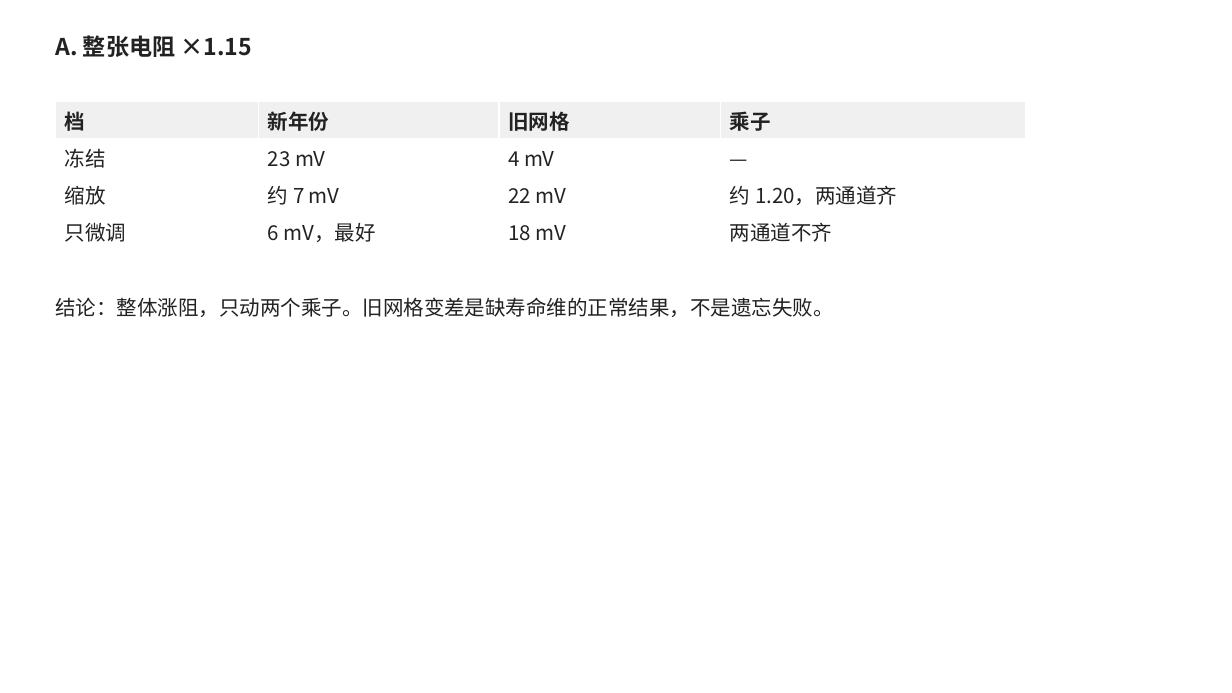
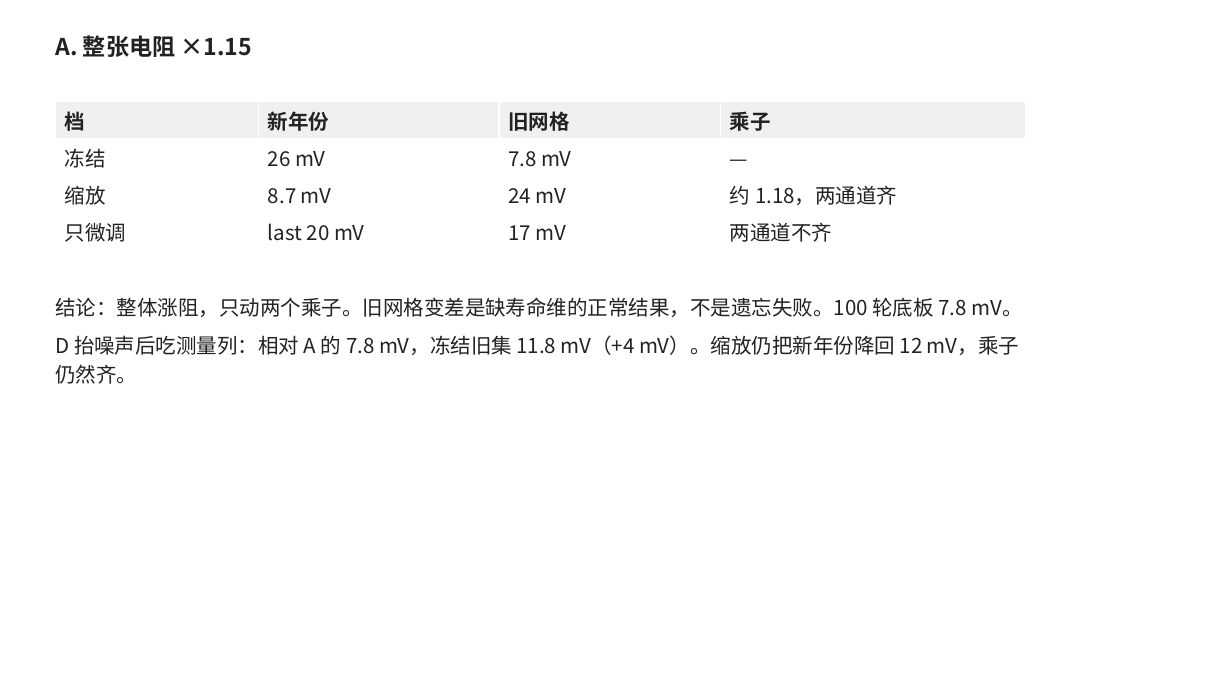
Before and after one commit to ACX-90/BATT, a slide deck: slide 10 of Doc/04-c-第0期实验汇报.pptx. Drawn at 1232x693 pixels with LibreOffice and Linux fonts; fonts in the diff are those of the drawing. Boxes give left, top, right and bottom in pixels: in the first picture for what was removed or moved away, otherwise in the second. Text is boxed around its words. In the diff, an @@ line names an element or a change of style, - is before the commit and + after.

```diff
--- a/Doc/04-c-第0期实验汇报.pptx
+++ b/Doc/04-c-第0期实验汇报.pptx
@@ table at <box>55,102,1026,250</box> @@
-row 2, column 2: 23 mV
+row 2, column 2: 26 mV
-row 2, column 3: 4 mV
+row 2, column 3: 7.8 mV
-row 3: 缩放 | 约 7 mV | 22 mV | 约 1.20，两通道齐
+row 3: 缩放 | 8.7 mV | 24 mV | 约 1.18，两通道齐
-row 4, column 2: 6 mV，最好
+row 4, column 2: last 20 mV
-row 4, column 3: 18 mV
+row 4, column 3: 17 mV
@@ text at <box>55,297,1022,384</box>: text changed @@
-结论：整体涨阻，只动两个乘子。旧网格变差是缺寿命维的正常结果，不是遗忘失败。
+结论：整体涨阻，只动两个乘子。旧网格变差是缺寿命维的正常结果，不是遗忘失败。100 轮底板 7.8 mV。
+D 抬噪声后吃测量列：相对 A 的 7.8 mV，冻结旧集 11.8 mV（+4 mV）。缩放仍把新年份降回 12 mV，乘子仍然齐。
```
Also in this commit, not shown: 7 other slides changed, 2 slides added, 2 slides removed, 17 other files.
